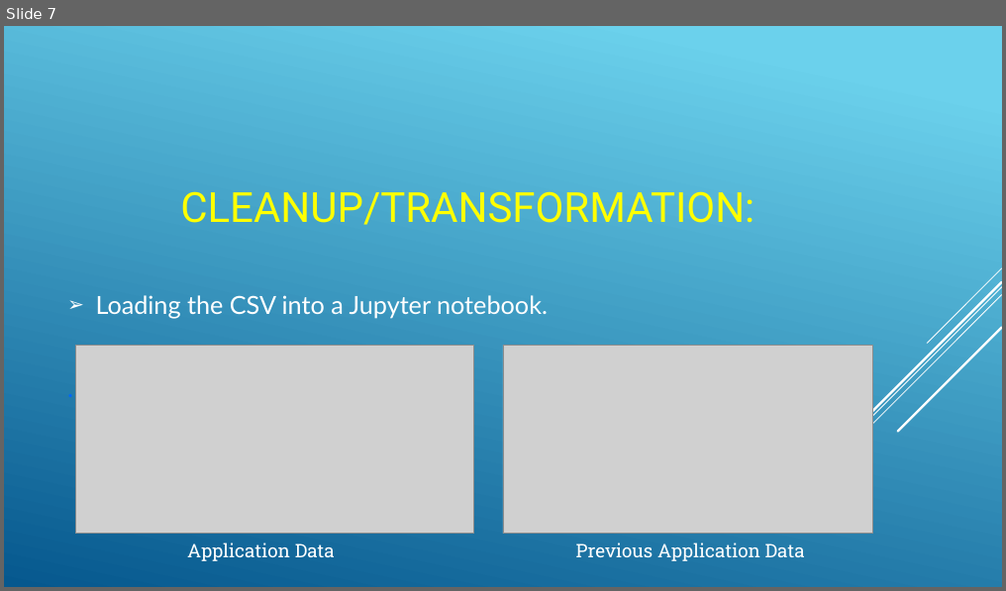
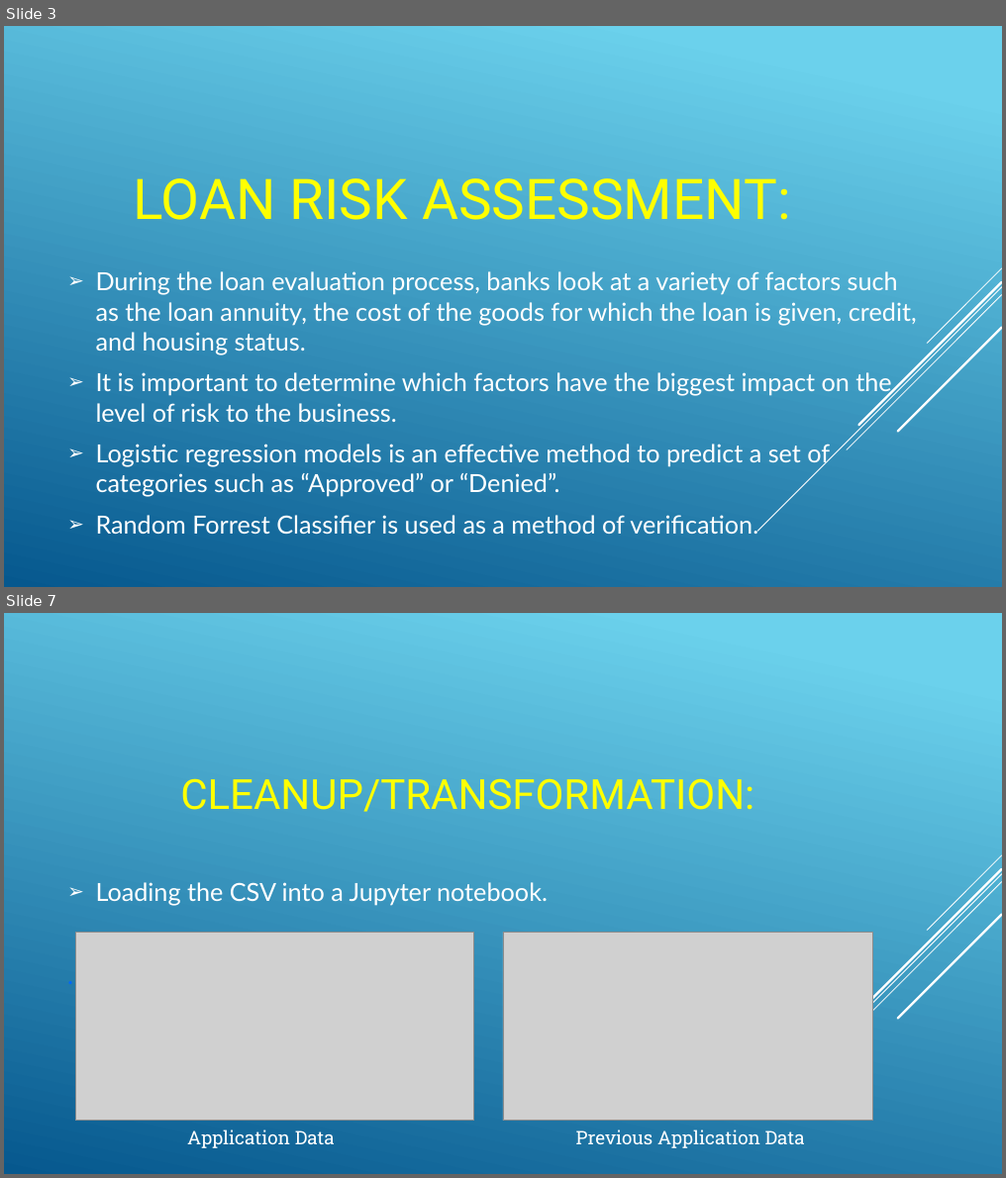
Before and after one commit to rashmirekha27/Loan_Officers, a slide deck: Project4_presentation.pptx. Shown one above the other, each under a label of ours: slide 7 before the commit, slides 3 and 7 after it; the slides between them are not shown. The pictures are 1006x591 and 1006x1178 pixels, drawn with LibreOffice and Linux fonts; fonts in the diff are those of the drawing; grey boxes stand for pictures. Boxes give left, top, right and bottom in pixels: in the first picture for what was removed or moved away, otherwise in the second. Text is boxed around its words. In the diff, an @@ line names an element or a change of style, - is before the commit and + after.

```diff
--- a/Project4_presentation.pptx
+++ b/Project4_presentation.pptx
@@ slide 3 added at (4, 26, 1002, 587), background gradient #6ED2EB to #06588E; not listed: 5 template elements that a slide beside it also shows @@
@@ title added at (133, 178, 791, 220), 54 pt, text #FFFF00 @@
+LOAN RISK ASSESSMENT:
@@ text added at (96, 272, 917, 534), 24 pt, text #FFFFFF @@
+➢ During the loan evaluation process, banks look at a variety of factors such as the loan annuity, the cost of the goods for which the loan is given, credit, and housing status.
+➢ It is important to determine which factors have the biggest impact on the level of risk to the business.
+➢ Logistic regression models is an effective method to predict a set of categories such as “Approved” or “Denied”.
+➢ Random Forrest Classifier is used as a method of verification.
```
Also in this commit, not shown: 6 slides changed, 6 other slides added, 5 slides removed, 2 other files.
